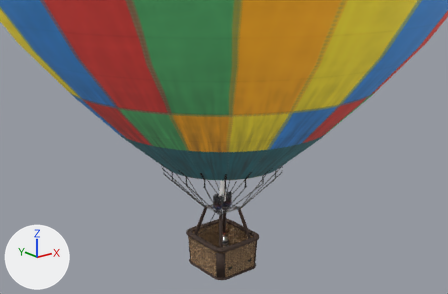
What one commit did to the FBX model globo_aerostatico.fbx.
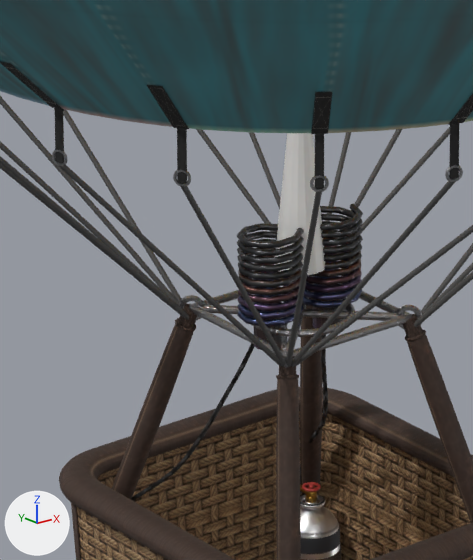
Each version is shown from a 50 mm camera at (-12.03, -15.12, 10.24) aimed at (0.27, 0.25, 4.09), then close up on the part from 40% to 55% of the width and 55% to 83% of the height. The axes (+X, +Y, +Z) are drawn at lower left. The lights are the same throughout. The older version's two pictures come first. Where no turn or scale is listed for an object, it has been applied to the vertices.

In view in the first close-up: 'Basket_RimTop', 'Basket_UprightPad_01', 'Basket_UprightPad_02', 'Basket_UprightPad_03', 'Basket_UprightPad_04', 'Basket_Weave', 'Burner_Coil_L', 'Burner_Coil_R', 'Burner_Flame', 'Envelope_Fabric', 'Rigging_Cable_12', 'Tank_Body_R' and 54 more.
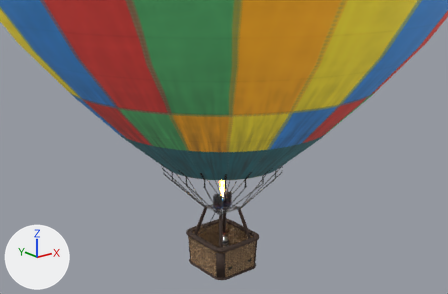
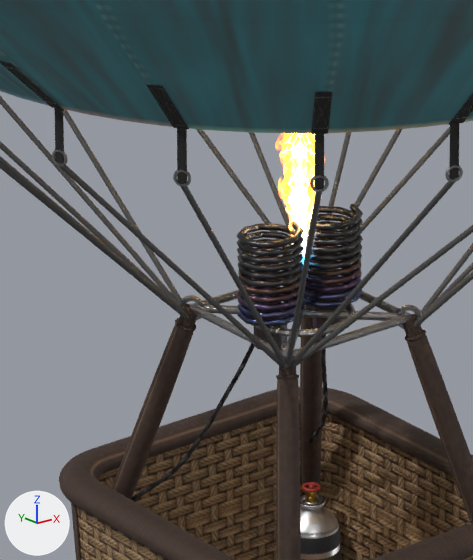
Edits to the bpy script that builds the scene:
```text
Add img_flama_color_png:
    img_flama_color_png = load_image('flama_color.png', 'texturas/flama_color.png', 1024, 1536, 'sRGB')
Change mat_m_flame:
    where n0 = _N.new('ShaderNodeBsdfPrincipled'); n0.name = 'Principled BSDF'
    n0.inputs[2].default_value: 0.4 -> 1.0  # 'Roughness'
    add n0.inputs[28].default_value = 9.0  # 'Emission Strength'
    add n2 = _N.new('ShaderNodeTexImage'); n2.name = 'Image Texture'
    add n2.image = img_flama_color_png
    add n3 = _N.new('ShaderNodeTexImage'); n3.name = 'Image Texture.001'
    add n3.image = img_flama_color_png
    add _L.new(n2.outputs[0], n0.inputs[0])  # 'Color' to 'Base Color'
    add _L.new(n2.outputs[1], n0.inputs[4])  # 'Alpha' to 'Alpha'
    add _L.new(n3.outputs[0], n0.inputs[27])  # 'Color' to 'Emission Color'
Change me_burner_flame_001:
    used by ob_burner_flame; location = (0.0, 0.0, 2.93)
    remove me_burner_flame_001.from_pydata(...)  # 32 vertices, 60 faces; spans x -0.132..0.132, y -0.132..0.132, z -0.595..0.595
    add me_burner_flame_001.from_pydata(...)  # 8 vertices, 4 faces; spans x -0.403..0.403, y -0.403..0.403, z -0.63..0.58
    me_burner_flame_001 part 1: the whole mesh is rebuilt
```

What differs and where, as boxes [x1, y1, x2, y2] in the close-ups (473 x 560 px):
'Burner_Flame', surface changed, reshaped
    before: [274, 133, 326, 275]
    after: [275, 133, 316, 263]
